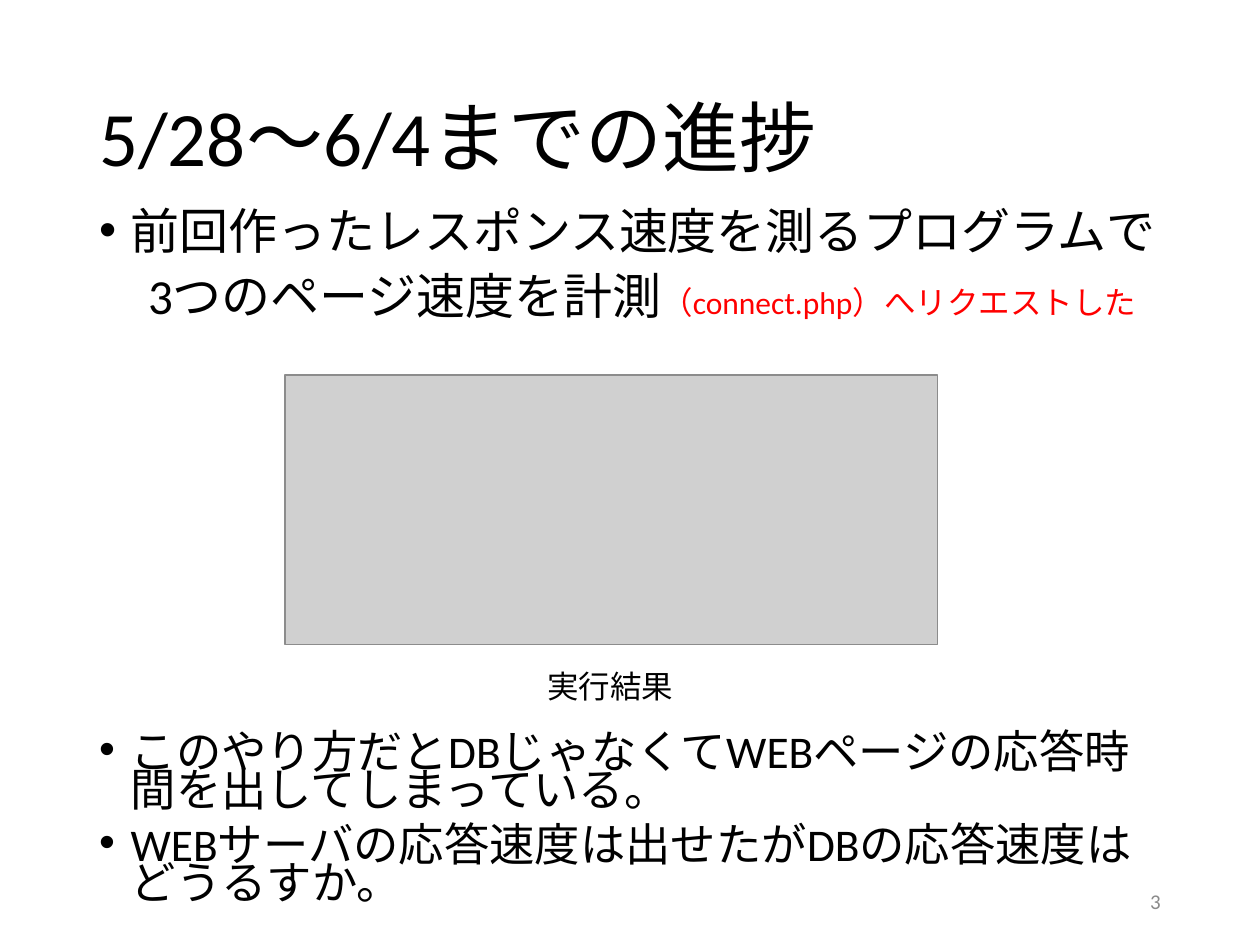
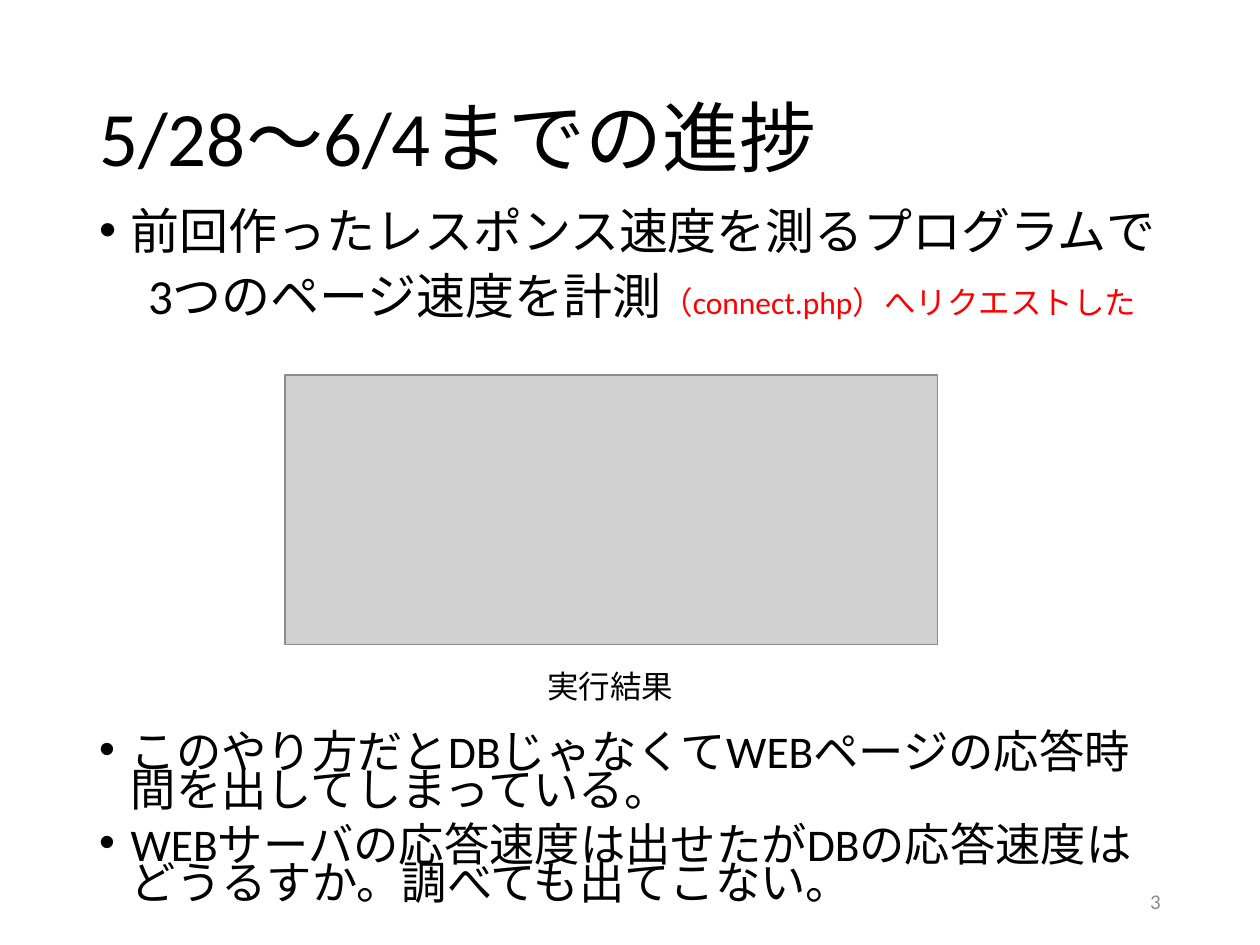
Before and after one commit to kait-takanolab/1821086_matsuo_thesis, a slide deck: slide 3 of 1821086_matsuo_sotsuken_0604.pptx. Drawn at 1260x945 pixels with LibreOffice and Linux fonts; fonts in the diff are those of the drawing; grey boxes stand for pictures. Boxes give left, top, right and bottom in pixels: in the first picture for what was removed or moved away, otherwise in the second. Text is boxed around its words. In the diff, an @@ line names an element or a change of style, - is before the commit and + after.

```diff
--- a/1821086_matsuo_sotsuken_0604.pptx
+++ b/1821086_matsuo_sotsuken_0604.pptx
@@ text at box(131, 853, 852, 903): text changed @@
-• WEBサーバの応答速度は出せたがDBの応答速度はどうるすか。
+• WEBサーバの応答速度は出せたがDBの応答速度はどうるすか。調べても出てこない。
```
Also in this commit, not shown: 1 other file.
